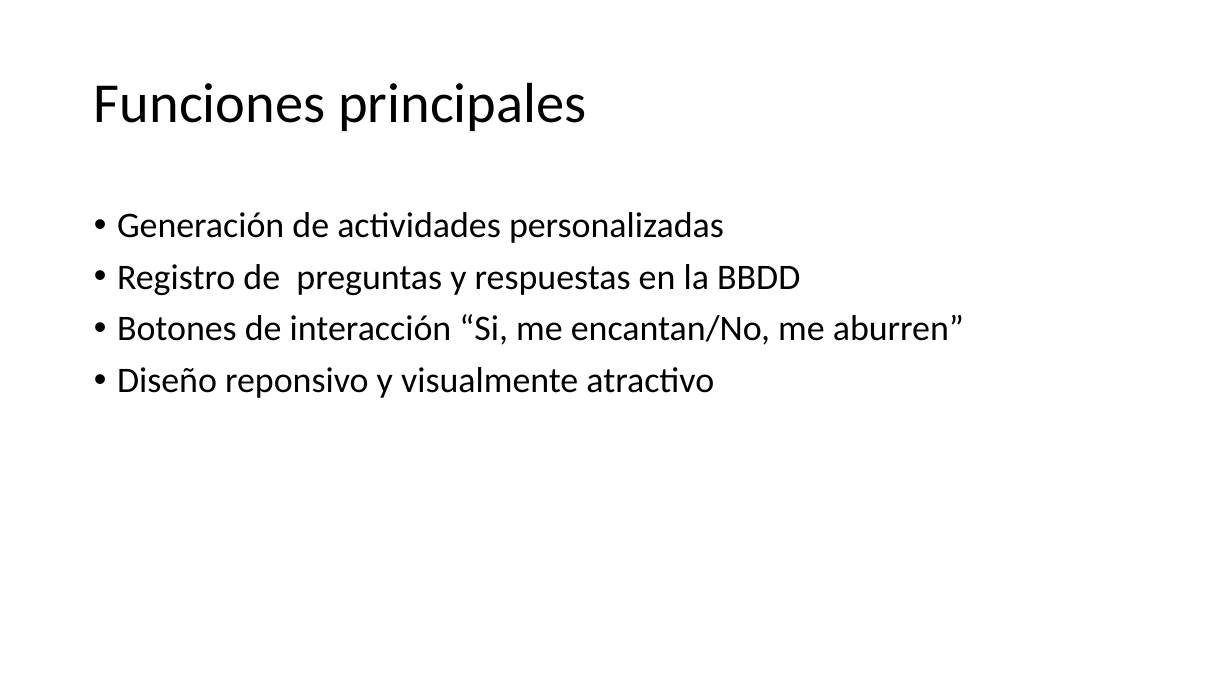
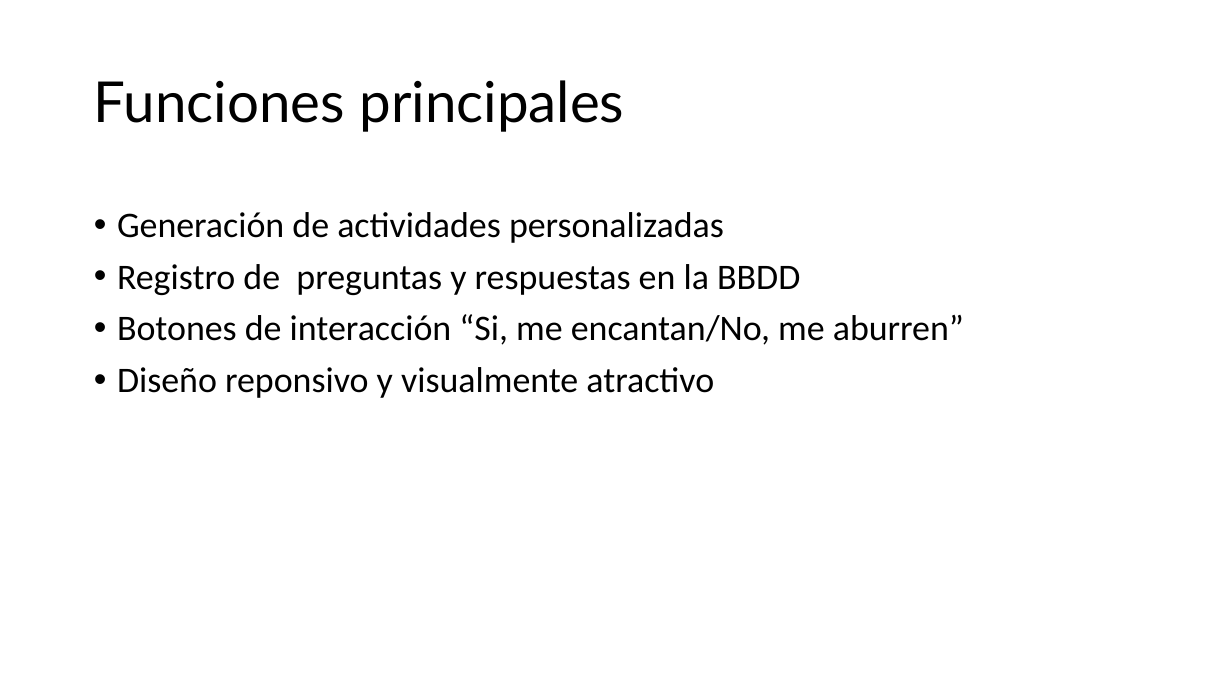
Before and after one commit to Merchecuesta/Portfolio, a slide deck: slide 5 of Funomatic/doc/Presentaciónapp.pptx. Drawn at 1232x693 pixels with LibreOffice and Linux fonts; fonts in the diff are those of the drawing; background and template pictures are left out. Boxes give left, top, right and bottom in pixels: in the first picture for what was removed or moved away, otherwise in the second. Text is boxed around its words. In the diff, an @@ line names an element or a change of style, - is before the commit and + after.

```diff
--- a/Funomatic/doc/Presentaciónapp.pptx
+++ b/Funomatic/doc/Presentaciónapp.pptx
@@ title "Funciones principales" at (94, 80, 624, 132): font Calibri to Lato @@
```
Also in this commit, not shown: 5 other slides changed, 2 slides added, 1 slide removed, 2 other files.
